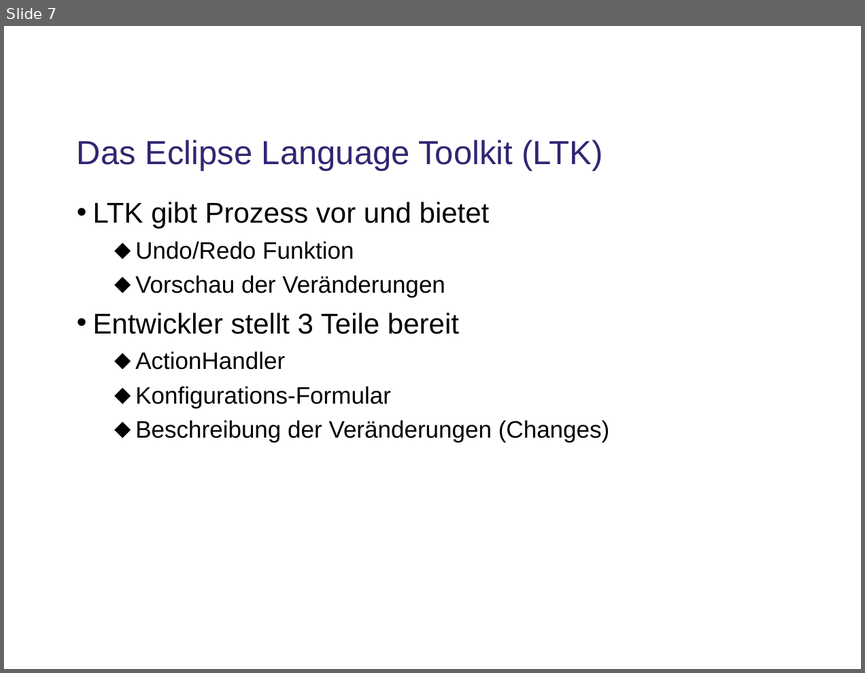
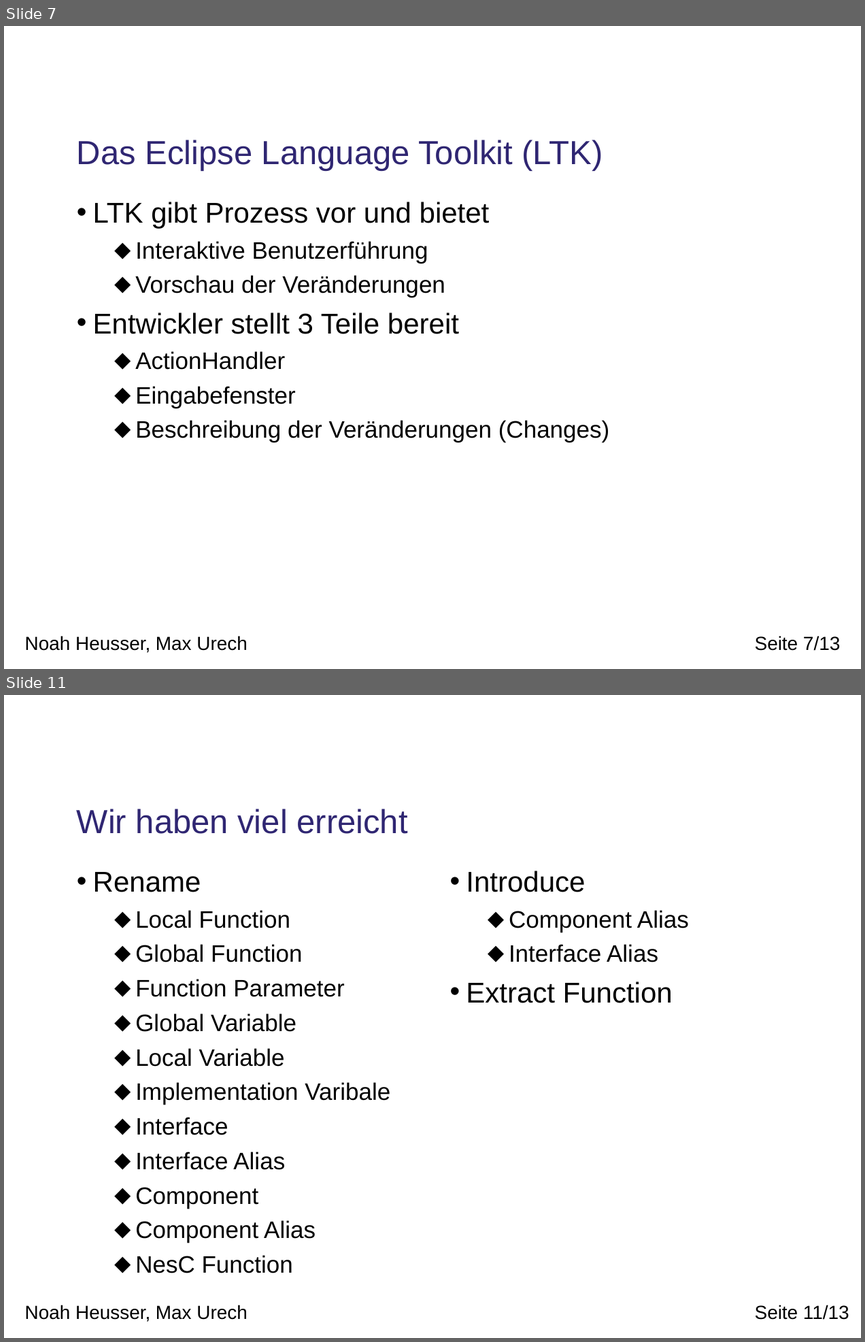
Before and after one commit to phsommer/yeti, a slide deck: TinyOS Refactoring/doc/presentation.odp. Shown one above the other, each under a label of ours: slide 7 before the commit, slides 7 and 11 after it; the slides between them are not shown. The pictures are 865x673 and 865x1342 pixels, drawn with LibreOffice and Linux fonts; fonts in the diff are those of the drawing; background and template pictures are left out. Boxes give left, top, right and bottom in pixels: in the first picture for what was removed or moved away, otherwise in the second. Text is boxed around its words. In the diff, an @@ line names an element or a change of style, - is before the commit and + after.

```diff
--- a/TinyOS Refactoring/doc/presentation.odp
+++ b/TinyOS Refactoring/doc/presentation.odp
@@ slide 11 added at (4,695,861,1338), background #FFFFFF; not listed: 2 template elements that a slide beside it also shows @@
@@ title added at (77,809,408,834), 28 pt, text #2F2672 @@
+Wir haben viel erreicht
@@ text added at (93,872,390,1273), 20 pt, text #000000 @@
+• Rename
+  ⬥ Local Function
+  ⬥ Global Function
+  ⬥ Function Parameter
+  ⬥ Global Variable
+  ⬥ Local Variable
+  ⬥ Implementation Varibale
+  ⬥ Interface
+  ⬥ Interface Alias
+  ⬥ Component
+  ⬥ Component Alias
+  ⬥ NesC Function
@@ text added at (466,870,689,1003), 20 pt, text #000000 @@
+• Introduce
+  ⬥ Component Alias
+  ⬥ Interface Alias
+• Extract Function
@@ slide 7 changed as well @@
@@ text at (135,241,428,263): text changed @@
-  ⬥ Undo/Redo Funktion
+  ⬥ Interaktive Benutzerführung
@@ text at (135,386,296,407): text changed @@
-  ⬥ Konfigurations-Formular
+  ⬥ Eingabefenster
@@ text added at (25,635,247,652), 16 pt, text #000000 @@
+Noah Heusser, Max Urech
@@ page number added at (755,635,840,650), 16 pt, text #000000 @@
+Seite 7/13
```
Also in this commit, not shown: 8 other slides changed, 3 other slides added.
